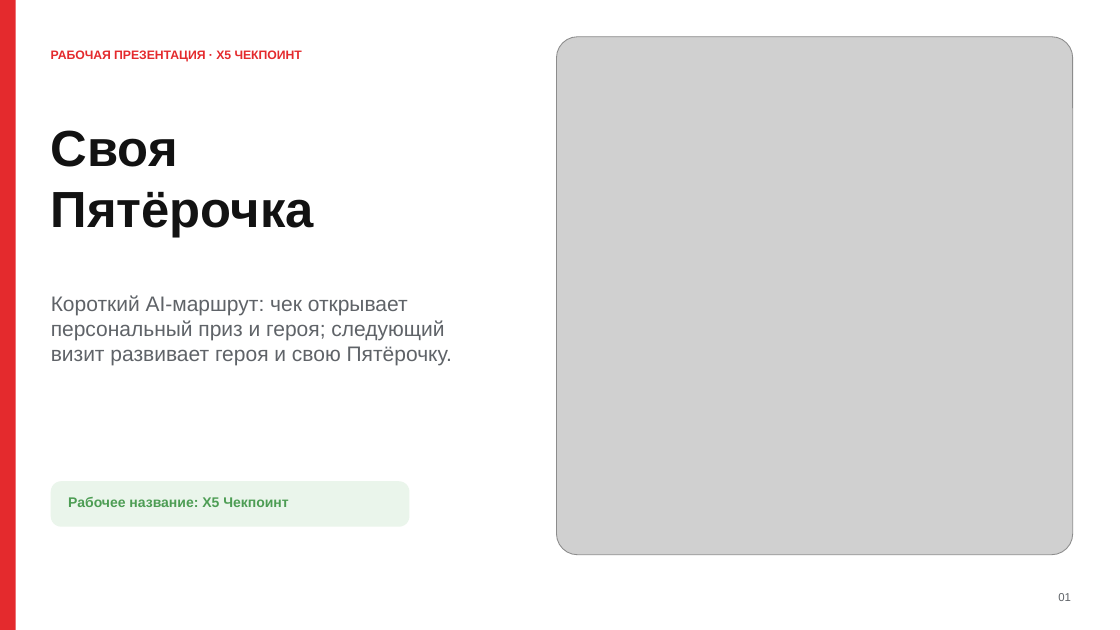
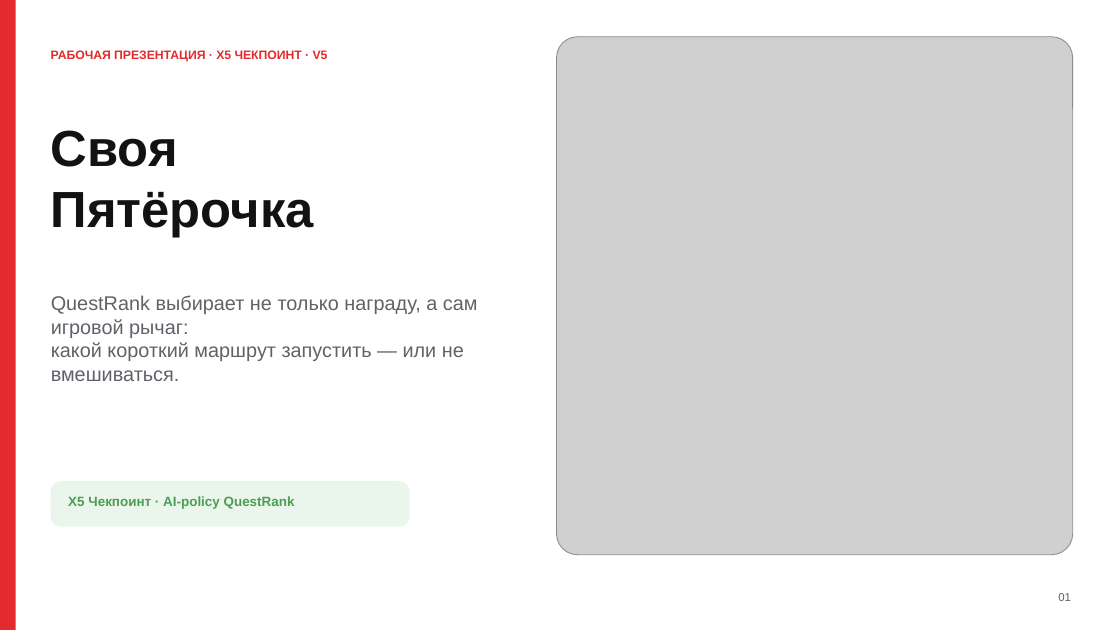
Before and after one commit to m4themagics/x5-loyalty-system, a slide deck: slide 1 of docs/project/deck.pptx. Drawn at 1120x630 pixels with LibreOffice and Linux fonts; fonts in the diff are those of the drawing; grey boxes stand for pictures. Boxes give left, top, right and bottom in pixels: in the first picture for what was removed or moved away, otherwise in the second. Text is boxed around its words. In the diff, an @@ line names an element or a change of style, - is before the commit and + after.

```diff
--- a/docs/project/deck.pptx
+++ b/docs/project/deck.pptx
@@ text at <box>51,50,328,62</box>: text changed @@
-РАБОЧАЯ ПРЕЗЕНТАЦИЯ · X5 ЧЕКПОИНТ
+РАБОЧАЯ ПРЕЗЕНТАЦИЯ · X5 ЧЕКПОИНТ · V5
@@ text at <box>51,295,478,381</box>: text changed; size 18 to 17 pt @@
-Короткий AI-маршрут: чек открывает персональный приз и героя; следующий визит развивает героя и свою Пятёрочку.
+QuestRank выбирает не только награду, а сам игровой рычаг:
+какой короткий маршрут запустить — или не вмешиваться.
@@ text at <box>68,496,295,509</box>: text changed; size 12 to 11.5 pt @@
-Рабочее название: X5 Чекпоинт
+X5 Чекпоинт · AI-policy QuestRank
```
Also in this commit, not shown: 11 other slides changed, 3 slides added, 3 slides removed, 3 other files.
